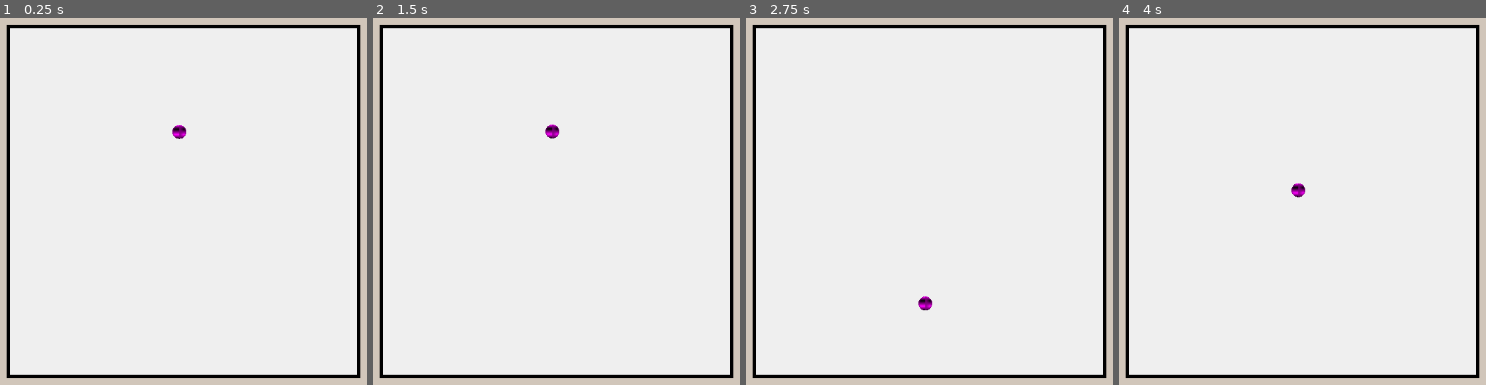
Above: before the commit, frames 1-4 (left to right).
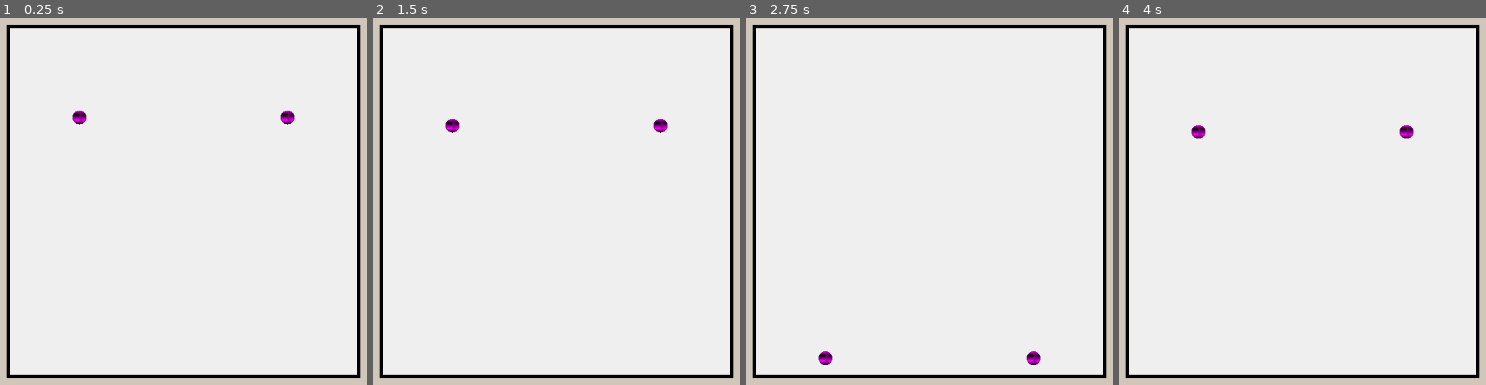
Above: after the commit, the same moments.

Repository: Arithmos-101/earclacks-copy
Game: Godot game, scene res://main.tscn
The game is run twice, just before and just after one commit, with the same random seed, the same clock (stepped at 60 frames per second) and the same inputs.
Inputs:
- Up to frame 1 (0.25 s): no input
- Up to frame 2 (1.5 s): no input
- Up to frame 3 (2.75 s): no input
- Up to frame 4 (4 s): no input

The runs differ from the first frame. In frame 1, 0.4% of the frame differs, in the area x 19-81%, y 25-33%; in frame 2, 0.4%; in frame 3, 0.4%; in frame 4, 0.4%.

Commit message:
ball spawn

Diff:
--- /dev/null
+++ b/VsArena.gd
@@ -0,0 +1,13 @@
+extends Node2D
+
+@export var clack_ball_spawn_1 : Node2D
+@export var clack_ball_spawn_2 : Node2D
+
+var default_clack_ball = preload("res://Clack Ball/clack_ball.tscn")
+
+func _ready() -> void:
+	var spawns = [clack_ball_spawn_1, clack_ball_spawn_2]
+	var clack_balls = [default_clack_ball.instantiate(), default_clack_ball.instantiate()]
+	for i in spawns.size():
+		clack_balls[i].position = spawns[i].position
+		add_child(clack_balls[i])
--- a/main.tscn
+++ b/main.tscn
@@ -1,14 +1,22 @@
 [gd_scene format=3 uid="uid://daa18owpdujr7"]
 
-[ext_resource type="PackedScene" uid="uid://bd335a3p1g7q3" path="res://Clack Ball/clack_ball.tscn" id="1_ig7tw"]
+[ext_resource type="Script" uid="uid://k27aj6ajmyec" path="res://VsArena.gd" id="1_ig7tw"]
 
-[node name="Main" type="Node2D" unique_id=274504449]
+[node name="VsArena" type="Node2D" unique_id=274504449 node_paths=PackedStringArray("clack_ball_spawn_1", "clack_ball_spawn_2")]
+script = ExtResource("1_ig7tw")
+clack_ball_spawn_1 = NodePath("ClackBallSpawn1")
+clack_ball_spawn_2 = NodePath("ClackBallSpawn2")
 
 [node name="StaticBody2D" type="StaticBody2D" parent="." unique_id=958094948]
 
 [node name="CollisionPolygon2D" type="CollisionPolygon2D" parent="StaticBody2D" unique_id=2100473969]
-build_mode = 1
 polygon = PackedVector2Array(326, 74, 325, 0, 1152, 0, 1151, 648, 0, 648, 0, 0, 325, 0, 326, 74, 326, 574, 826, 574, 827, 74)
+
+[node name="ClackBallSpawn1" type="Node2D" parent="." unique_id=1019342724]
+position = Vector2(426, 174)
+
+[node name="ClackBallSpawn2" type="Node2D" parent="." unique_id=1311058075]
+position = Vector2(726, 174)
 
 [node name="Background" type="ColorRect" parent="." unique_id=139885115]
 offset_right = 1152.0
@@ -44,6 +52,3 @@
 grow_horizontal = 2
 grow_vertical = 2
 color = Color(0.93845, 0.93844956, 0.9384497, 1)
-
-[node name="ClackBall" parent="." unique_id=2143039115 instance=ExtResource("1_ig7tw")]
-position = Vector2(570, 195)
Not shown, added: VsArena.gd.uid
